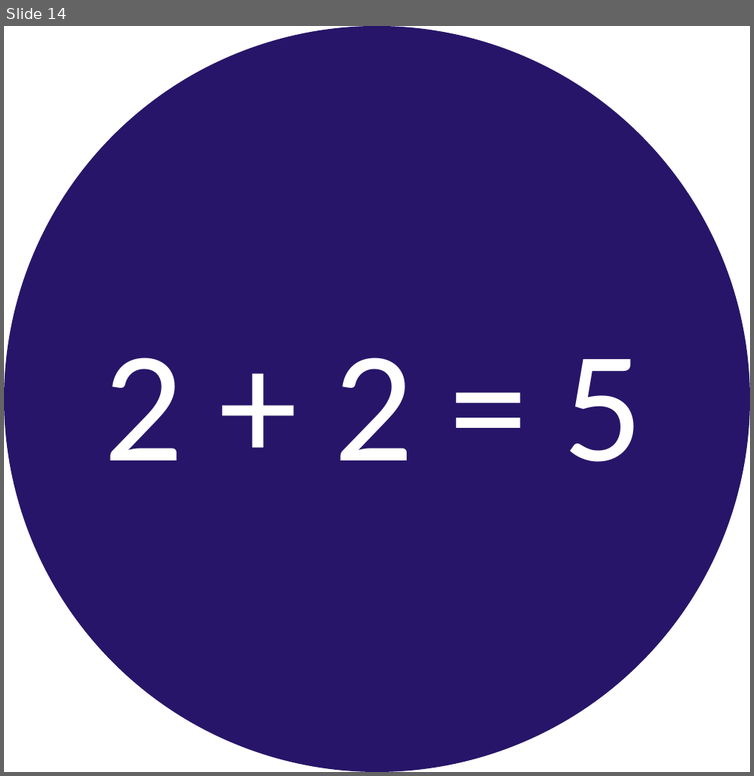
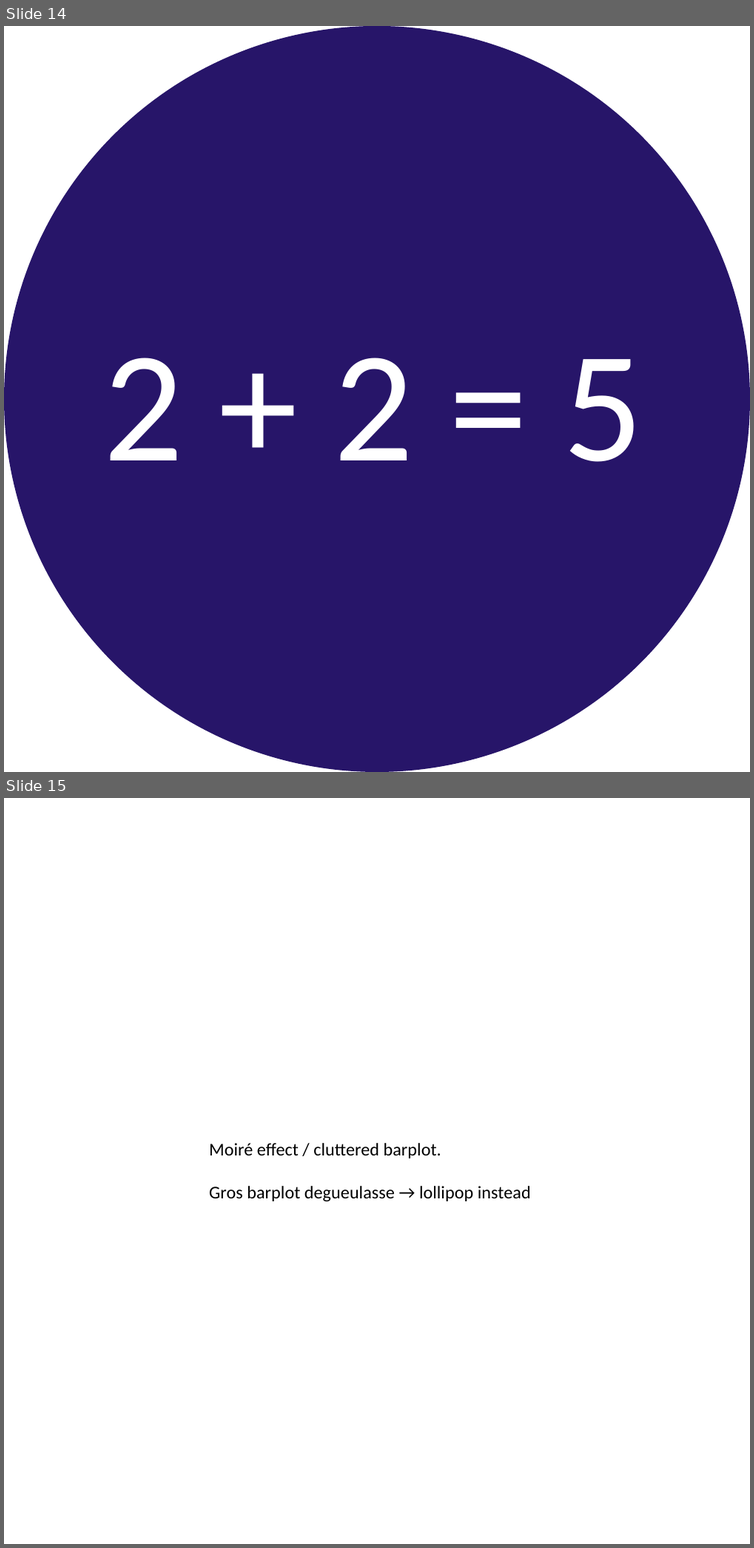
Before and after one commit to holtzy/data_to_viz, a slide deck: img/mistake/mistake_logos.pptx. Shown one above the other, each under a label of ours: slide 14 before the commit, slides 14 and 15 after it. The pictures are 754x776 and 754x1548 pixels, drawn with LibreOffice and Linux fonts; fonts in the diff are those of the drawing. Boxes give left, top, right and bottom in pixels: in the first picture for what was removed or moved away, otherwise in the second. Text is boxed around its words. In the diff, an @@ line names an element or a change of style, - is before the commit and + after.

```diff
--- a/img/mistake/mistake_logos.pptx
+++ b/img/mistake/mistake_logos.pptx
@@ slide 15 added at (x1=4, y1=798, x2=750, y2=1544), background #FFFFFF @@
@@ text added at (x1=209, y1=1143, x2=531, y2=1201), 6.8 pt, text #000000 @@
+Moiré effect / cluttered barplot.
+Gros barplot degueulasse → lollipop instead
```
Also in this commit, not shown: 2 other slides added, 13 other files.
